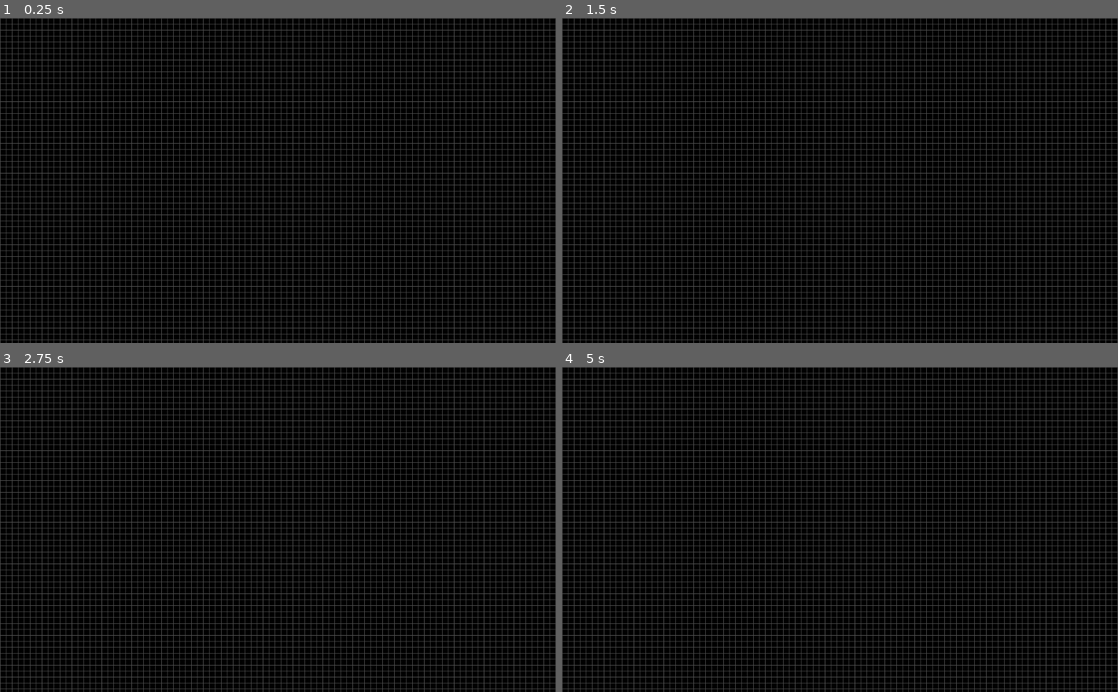
Above: before the commit, frames 1-4 (two rows, left to right).
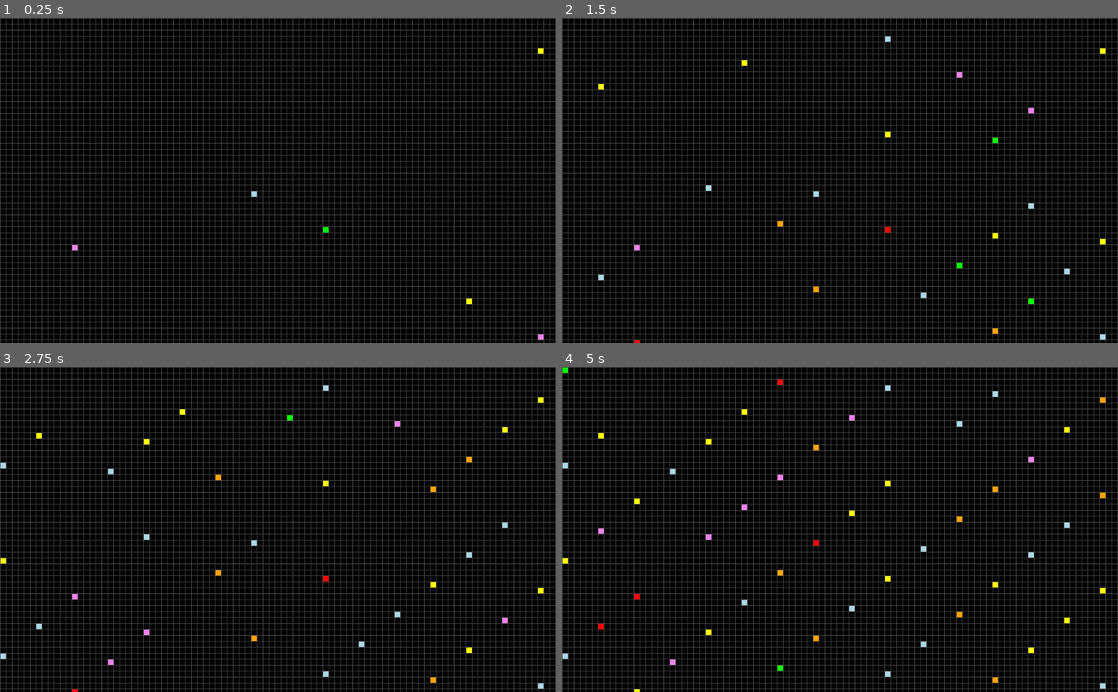
Above: after the commit, the same moments.

Repository: Creator54/Conways_gol
Game: Godot game, scene res://game.tscn
The game is run twice, just before and just after one commit, with the same random seed, the same clock (stepped at 60 frames per second) and the same inputs.
Inputs:
- Up to frame 1 (0.25 s): no input
- Up to frame 2 (1.5 s): tap Enter at 1.25 s
- Up to frame 3 (2.75 s): tap Space at 2 s
- Up to frame 4 (5 s): tap Enter at 4.25 s

The runs differ from the first frame. In frame 1, 0.1% of the frame differs, in the area x 13-98%, y 9-100%; in frame 2, 0.5%; in frame 3, 0.7%; in frame 4, 1.0%, in the area x 0-98%, y 0-100%.
Error before the commit: Invalid get index 'ColorRect' (on base: 'int'). (res://game.gd:34)

Commit message:
colors fixed

Diff:
--- a/game.gd
+++ b/game.gd
@@ -24,14 +24,13 @@
 				base(count)
 				initial=false
 			count+=1
-	rename_blocks()
+	#rename_blocks()
 	draw_complete = true
-	#for i in range(len(block_names)):
-	#	print(block_names[i])
 
-#func _physics_process(delta):
+func _physics_process(delta):
 	if draw_complete:
-		block_names[randi() % range_x*range_y].ColorRect.color = ColorN(color_arr[randi() % 6])
+		randomize()
+		block_names[randi() % range_x*range_y].get_child(0).color = ColorN(color_arr[randi() % 6])
 		#issue here
 func base(count):
 	block_names.append(base_block.instance())
